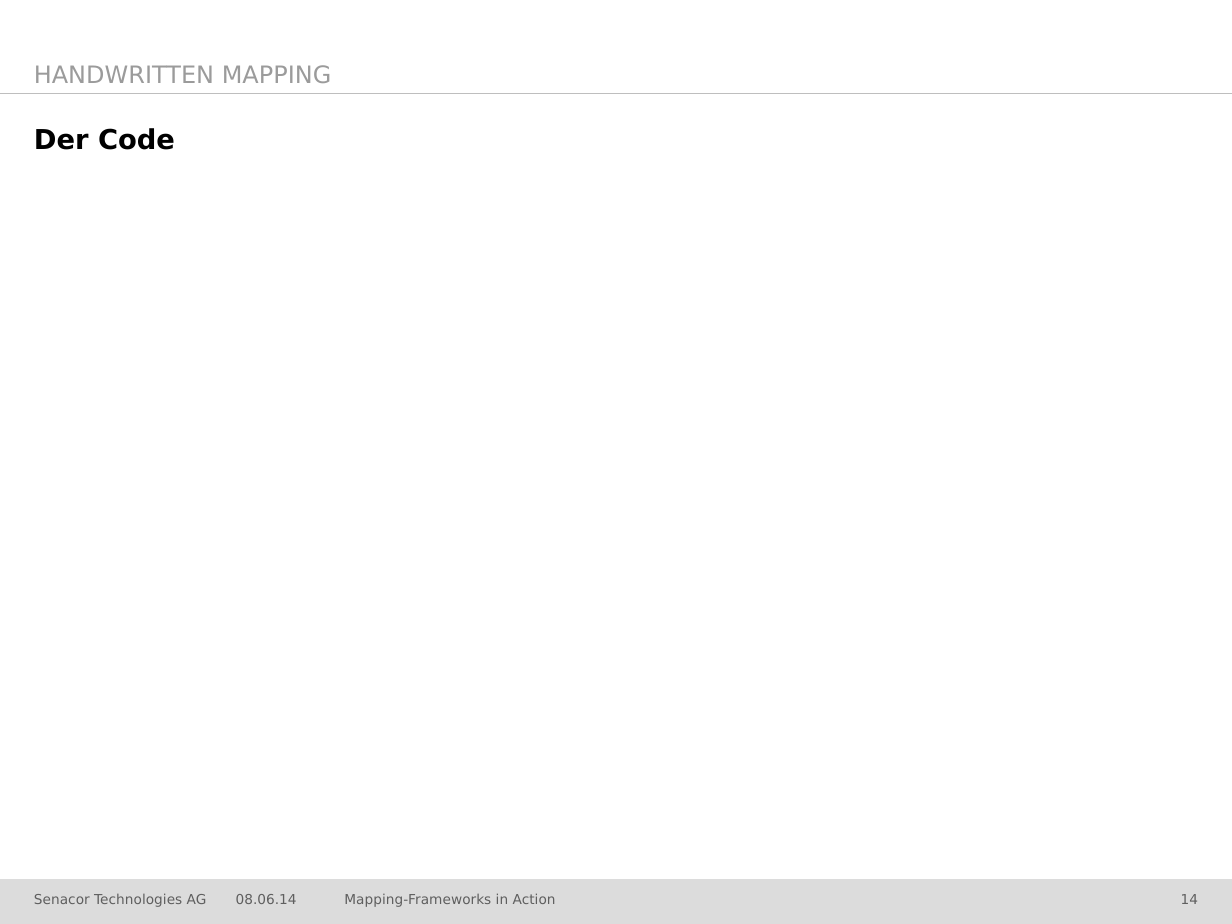
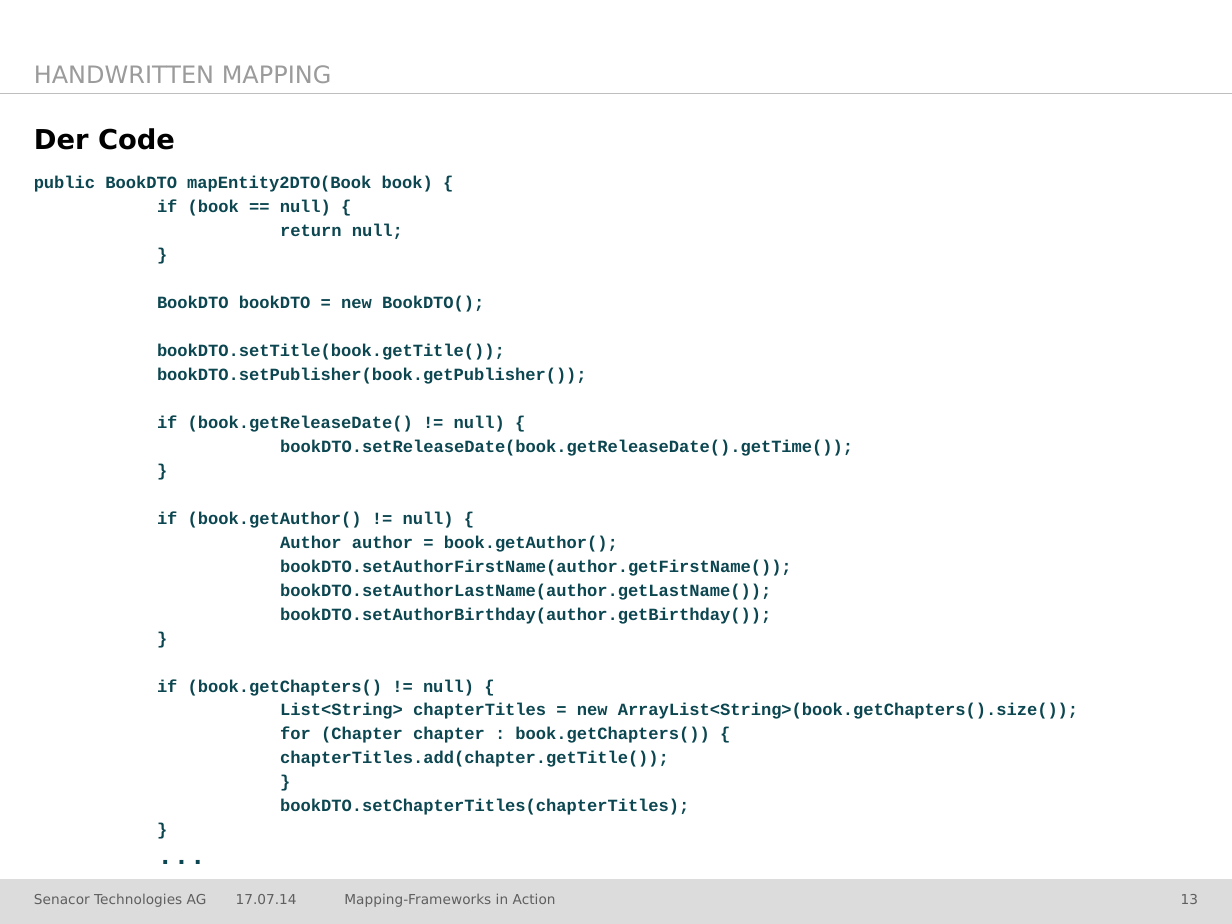
Before and after one commit to jschwalb/Mappings, a slide deck: slide 13 of presentation.pptx (slide 14 before the commit). Drawn at 1232x924 pixels with LibreOffice and Linux fonts; fonts in the diff are those of the drawing; background and template pictures are left out. Boxes give left, top, right and bottom in pixels: in the first picture for what was removed or moved away, otherwise in the second. Text is boxed around its words. In the diff, an @@ line names an element or a change of style, - is before the commit and + after.

```diff
--- a/presentation.pptx
+++ b/presentation.pptx
@@ text added at [34,176,1078,815], 10 pt, text #0C4650, bold @@
+public BookDTO mapEntity2DTO(Book book) {
+if (book == null) {
+return null;
+}
+BookDTO bookDTO = new BookDTO();
+bookDTO.setTitle(book.getTitle());
+bookDTO.setPublisher(book.getPublisher());
+if (book.getReleaseDate() != null) {
+bookDTO.setReleaseDate(book.getReleaseDate().getTime());
+}
+if (book.getAuthor() != null) {
+Author author = book.getAuthor();
+bookDTO.setAuthorFirstName(author.getFirstName());
+bookDTO.setAuthorLastName(author.getLastName());
+bookDTO.setAuthorBirthday(author.getBirthday());
+}
+if (book.getChapters() != null) {
+List<String> chapterTitles = new ArrayList<String>(book.getChapters().size());
+for (Chapter chapter : book.getChapters()) {
+chapterTitles.add(chapter.getTitle());
+}
+bookDTO.setChapterTitles(chapterTitles);
+}
+...
@@ text at [236,894,297,904]: text changed @@
-08.06.14
+17.07.14
@@ page number at [1181,894,1198,904]: text changed @@
-14
+13
```
Also in this commit, not shown: 30 other slides changed, 1 slide added, 3 other files.
